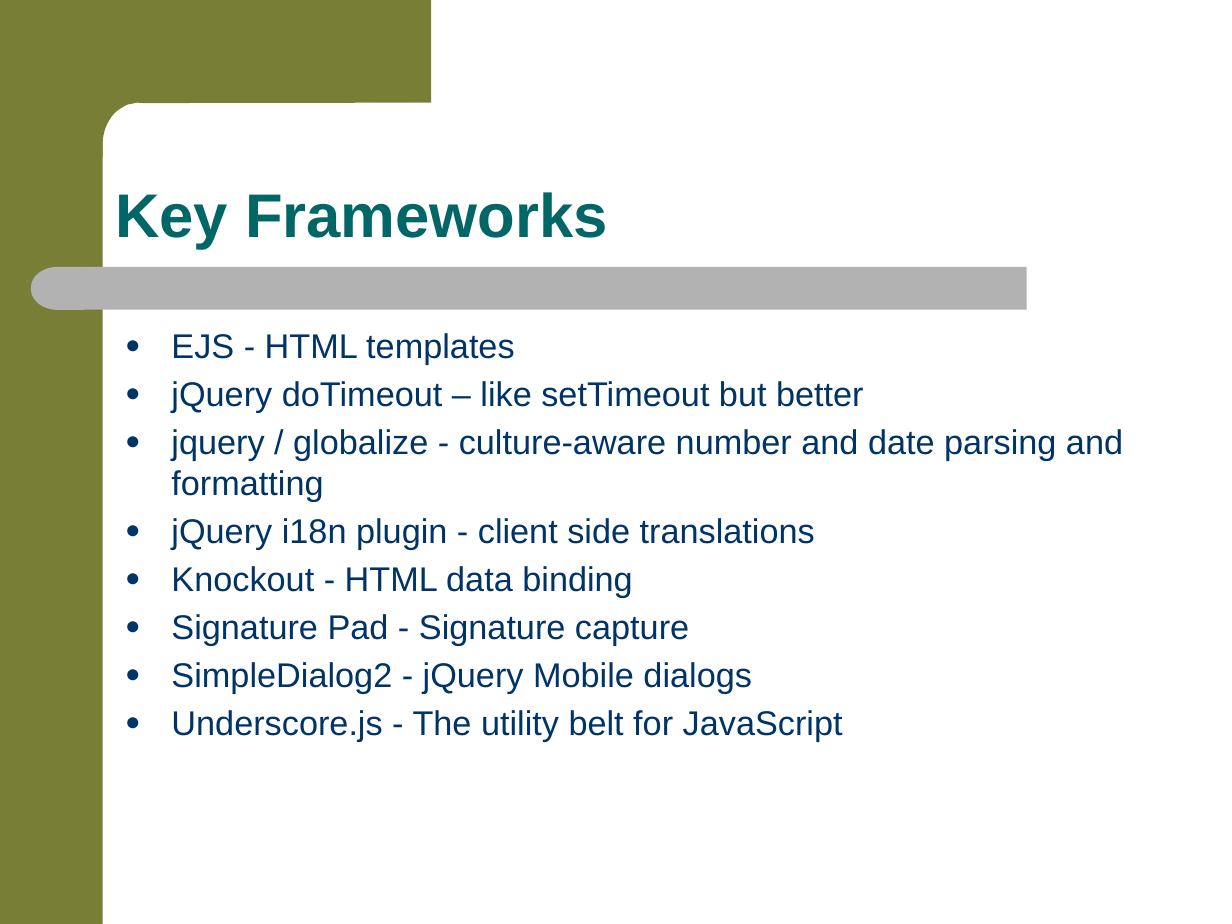
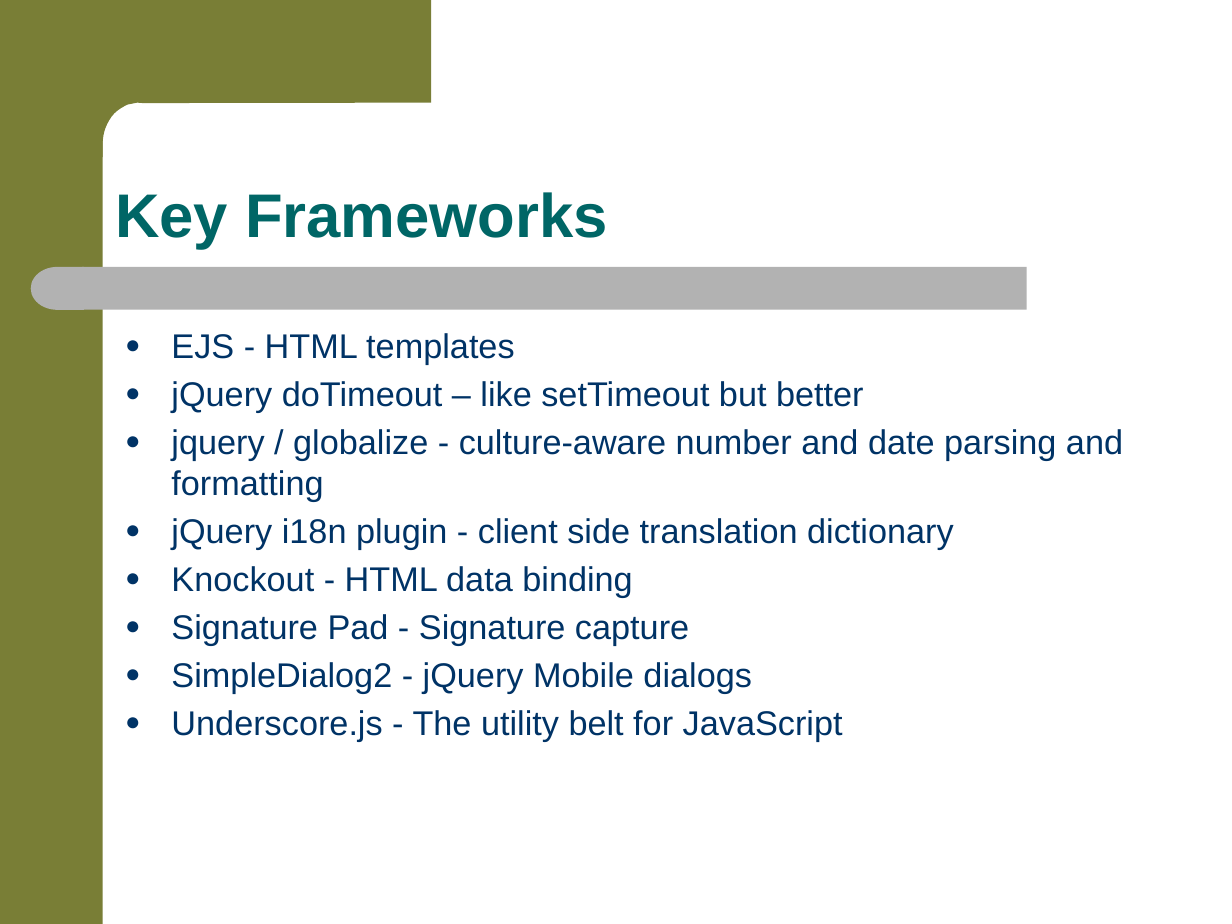
Before and after one commit to jkwuc89/RealPhonegapApp, a slide deck: slide 6 of HTML5MobileAppDevelopmentLessonsLearned.pptx. Drawn at 1232x924 pixels with LibreOffice and Linux fonts; fonts in the diff are those of the drawing; background and template pictures are left out. Boxes give left, top, right and bottom in pixels: in the first picture for what was removed or moved away, otherwise in the second. Text is boxed around its words. In the diff, an @@ line names an element or a change of style, - is before the commit and + after.

```diff
--- a/HTML5MobileAppDevelopmentLessonsLearned.pptx
+++ b/HTML5MobileAppDevelopmentLessonsLearned.pptx
@@ text at bbox=[171, 518, 954, 550]: text changed @@
-● jQuery i18n plugin - client side translations
+● jQuery i18n plugin - client side translation dictionary
```
Also in this commit, not shown: 2 other slides changed.
